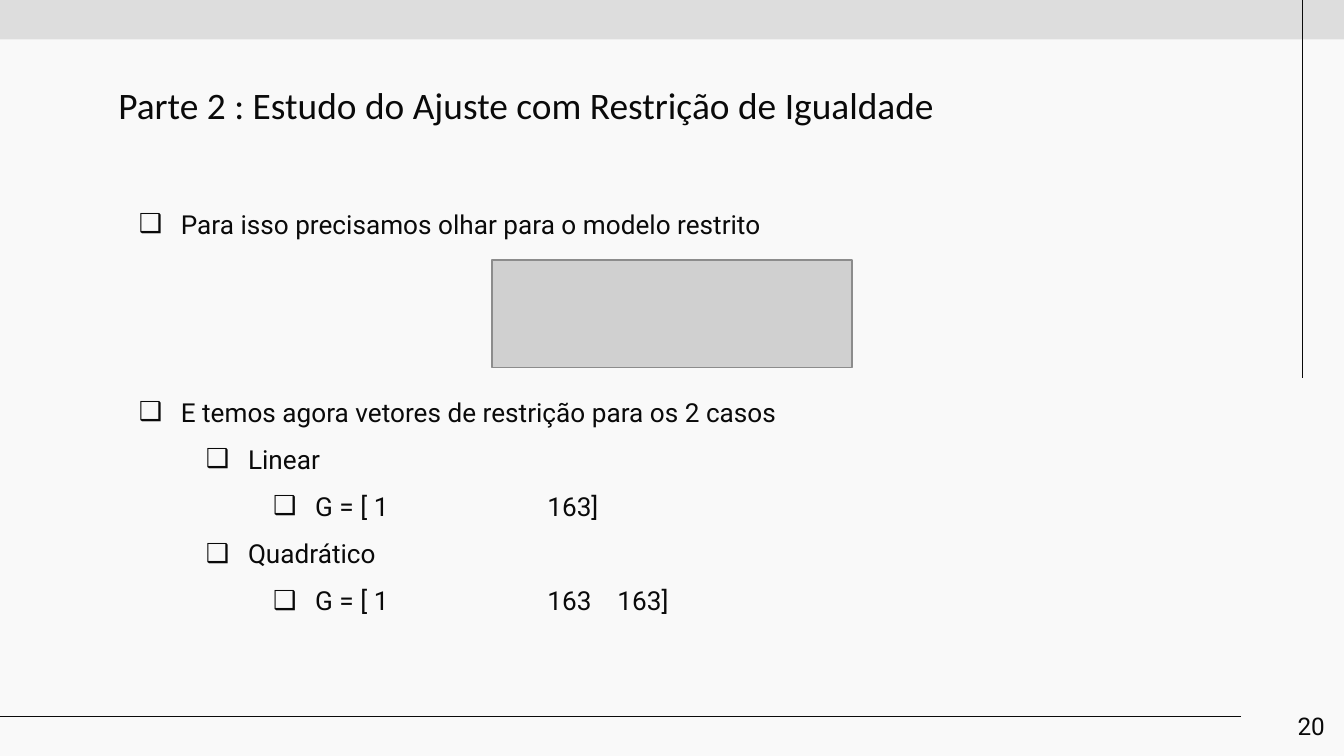
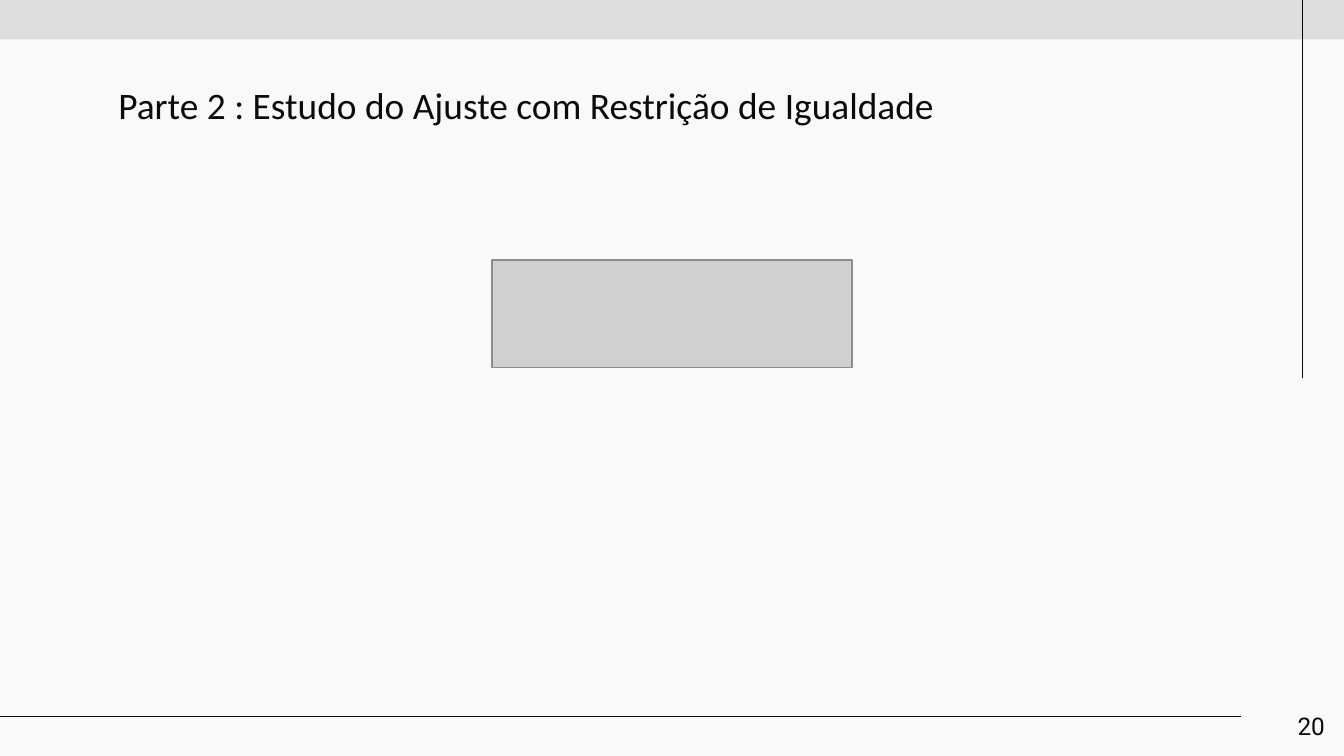
Before and after one commit to Mestrado-PPGMC-UESC/Estimation-Theory, a slide deck: slide 20 of Project1/Projeto 1 - Teoria da Estimação.pptx. Drawn at 1344x756 pixels with LibreOffice and Linux fonts; fonts in the diff are those of the drawing; grey boxes stand for pictures. Boxes give left, top, right and bottom in pixels: in the first picture for what was removed or moved away, otherwise in the second. Text is boxed around its words. In the diff, an @@ line names an element or a change of style, - is before the commit and + after.

```diff
--- a/Project1/Projeto 1 - Teoria da Estimação.pptx
+++ b/Project1/Projeto 1 - Teoria da Estimação.pptx
@@ subtitle removed at [181,214,776,614] @@
-❑ Para isso precisamos olhar para o modelo restrito
-❑ E temos agora vetores de restrição para os 2 casos
-  ❑ Linear
-    ❑ G = [ 1 163]
-  ❑ Quadrático
-    ❑ G = [ 1 163 163]
```
Also in this commit, not shown: 5 other slides changed, 5 other files.
